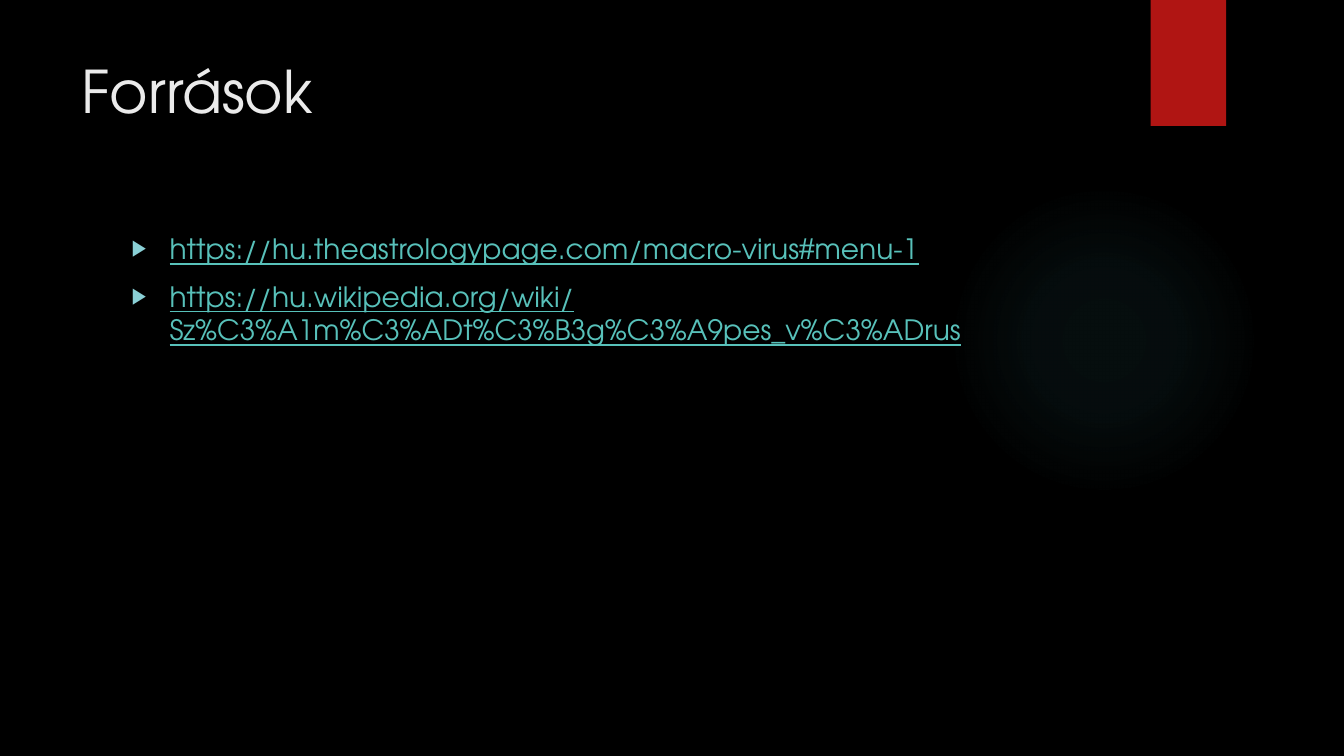
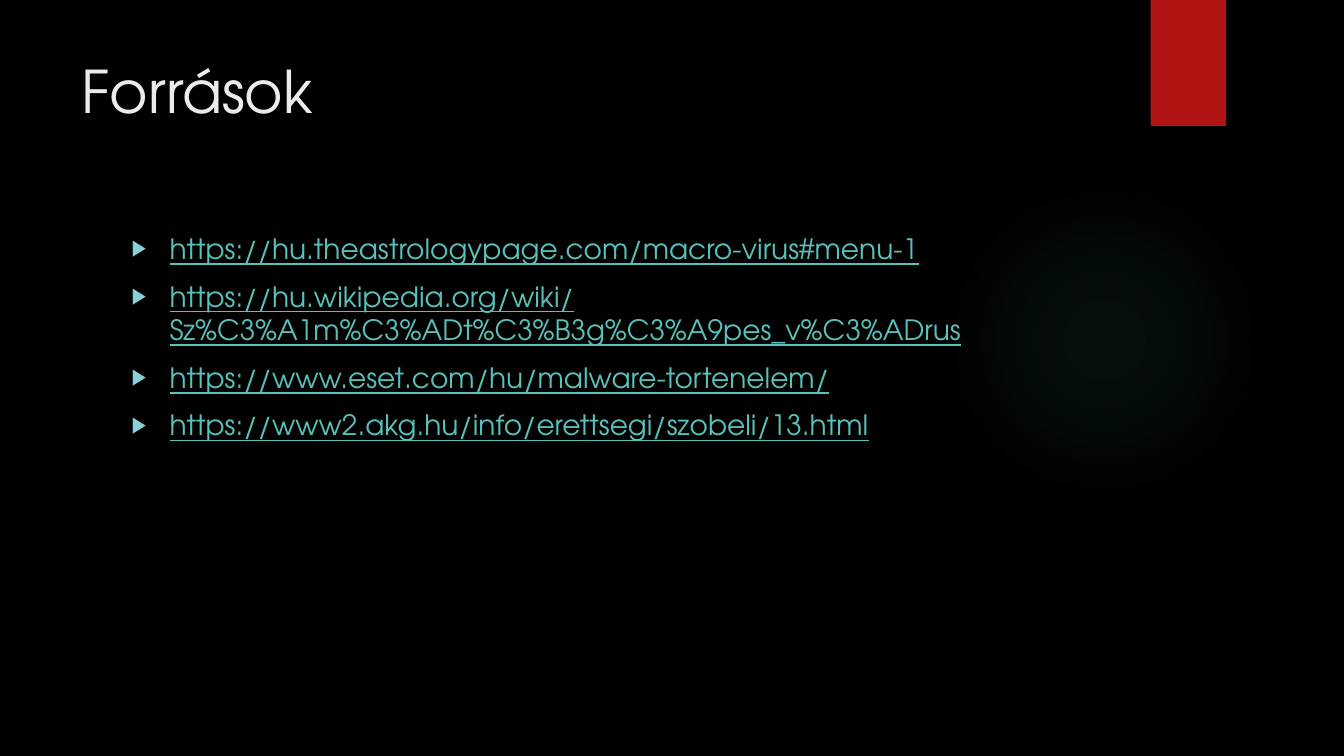
Before and after one commit to somodikonrad/Paprika, a slide deck: slide 8 of Beadandó SK (1).pptx. Drawn at 1344x756 pixels with LibreOffice and Linux fonts; fonts in the diff are those of the drawing; background and template pictures are left out. Boxes give left, top, right and bottom in pixels: in the first picture for what was removed or moved away, otherwise in the second. Text is boxed around its words. In the diff, an @@ line names an element or a change of style, - is before the commit and + after.

```diff
--- a/Beadandó SK (1).pptx
+++ b/Beadandó SK (1).pptx
@@ text at [170,367,869,441]: paragraphs added @@
+▶ https://www.eset.com/hu/malware-tortenelem/
+▶ https://www2.akg.hu/info/erettsegi/szobeli/13.html
```
